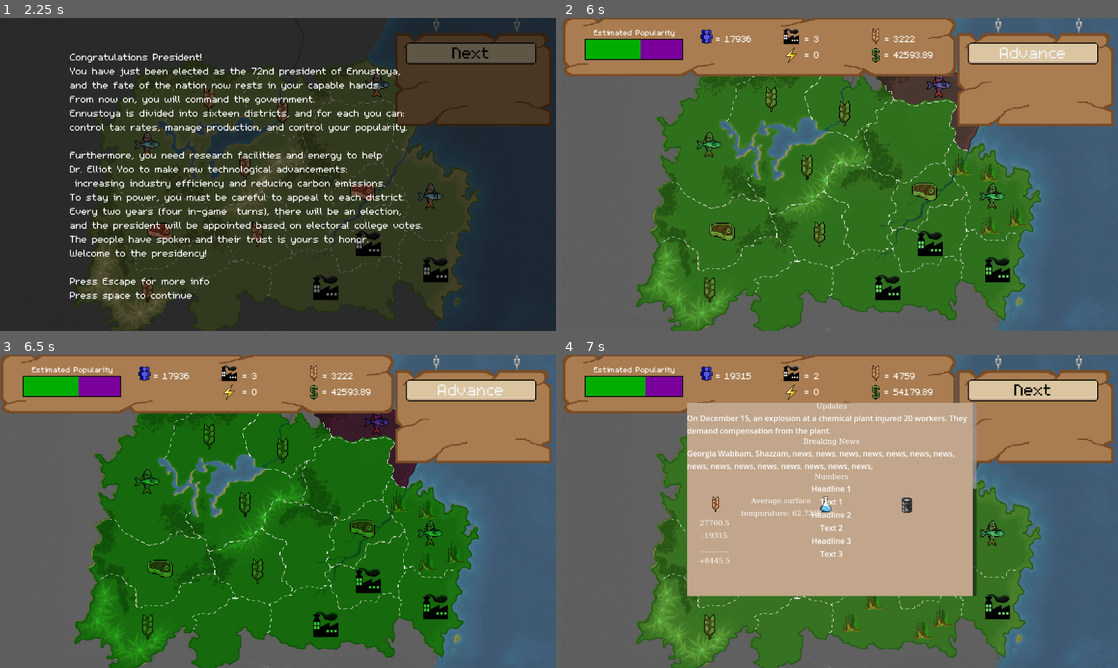
Above: before the commit, frames 1-4 (two rows, left to right).
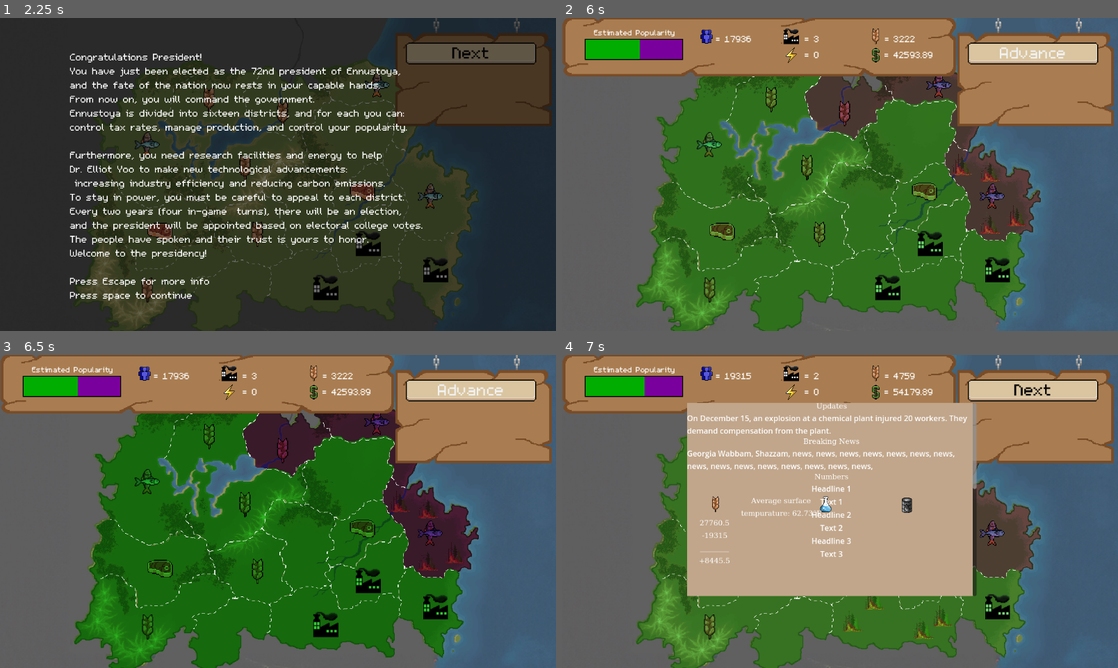
Above: after the commit, the same moments.

Repository: mccoogp/WeatherInc
Game: Godot game, scene res://world.tscn
Same seed, same stepped clock (60 frames per second), same inputs: the game is played once before the commit and once after it. The engine's default icon, where the game draws it, is replaced by a stand-in: a white triangle on a blue panel in a dark square.
Inputs (mouse positions are in pixels of both pictures, inside the frame that each line leads up to):
- Up to frame 1 (2.25 s): click "Next" at 0.5 s; click "Next" at 1.25 s; tap Enter at 2 s; move the mouse to (400, 158) at 2.02 s; hold Right from 2.03 s (still down); hold X from 2.03 s (still down); click (400, 158) at 2.17 s
- Up to frame 2 (6 s): tap Space at 2.27, 3.02, 4.25, 5.27 s; move the mouse to (728, 190) at 2.77 s; release Right at 2.78 s; release X at 2.78 s; hold Down 2.78-3.5 s; tap Enter at 2.85, 5 s; click "Advance" at 3.5 s; move the mouse to (895, 105) at 4.27 s; hold Right 4.28-5.03 s; hold Backspace 4.28-5.03 s; move the mouse to (812, 237) at 5.02 s; hold Up 5.03-5.75 s; tap Tab at 5.1 s; click (812, 237) at 5.17 s; click "Election" at 5.75 s
- Up to frame 3 (6.5 s): no input
- Up to frame 4 (7 s): tap Space at 6.5, 6.77 s; move the mouse to (1006, 558) at 6.52 s; hold Left from 6.53 s (still down); hold X from 6.53 s (still down)

Frame 1 is identical in both runs. In frame 2, 5.1% of the frame differs, in the area x 14-87%, y 6-72%; in frame 3, 5.2%; in frame 4, 2.3%.

Commit message:
popularity goes down when u get a disaster

Diff:
--- a/world.gd
+++ b/world.gd
@@ -738,11 +738,13 @@
 						districts[district].disaster = ["tornado"]
 						districts[district].product = []
 						districts[district].population *= 0.75
+						popularity_down(districts[district])
 
 					elif thing == "drought":
 						if districts[district].water:
 							pass
 						else:
+							popularity_down(districts[district])
 							districts[district].disaster = ["drought"]
 							if "meat" in districts[district].product:
 									districts[district].product = []
@@ -751,8 +753,11 @@
 								districts[district].population *= 0.75
 					elif thing == "rain":
 						if not districts[district].water:
-							pass
+							popularity_down(districts[district])
+							districts[district].disaster = ["rain"]
+							districts[district].population *= 0.75
 						else:
+							popularity_down(districts[district])
 							districts[district].disaster = ["rain"]
 							districts[district].product = []
 							districts[district].population *= 0.75
@@ -761,11 +766,14 @@
 						districts[district].disaster = ["fire"]
 						if districts[district].water:
 							districts[district].population *= 0.90
+							popularity_down(districts[district])
 						else:
 							districts[district].product = []
 							districts[district].population *= 0.75
+							popularity_down(districts[district])
 
 					elif thing == "volcano":
+						popularity_down(districts[district])
 						districts[district].disaster = ["volcano"]
 						districts[district].population *= 0.90
 						var moving = districts[district].population * randf_range(20,60)/100
@@ -775,6 +783,7 @@
 							districts[district].population -= movement
 
 					elif thing == "disease":
+						popularity_down(districts[district])
 						districts[district].disaster = ["disease"]
 
 
